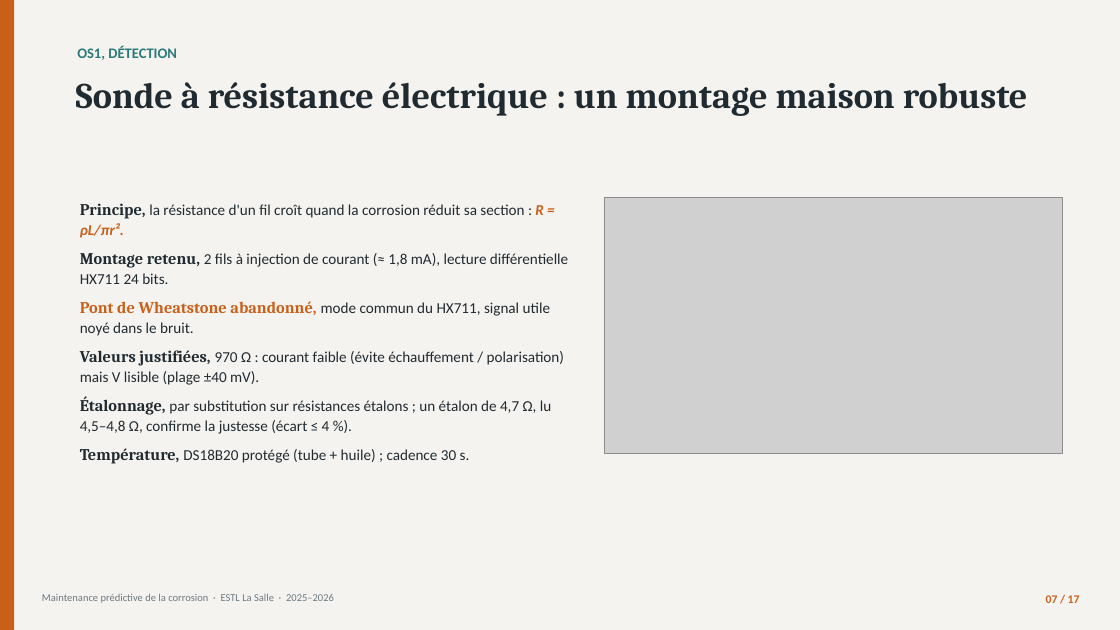
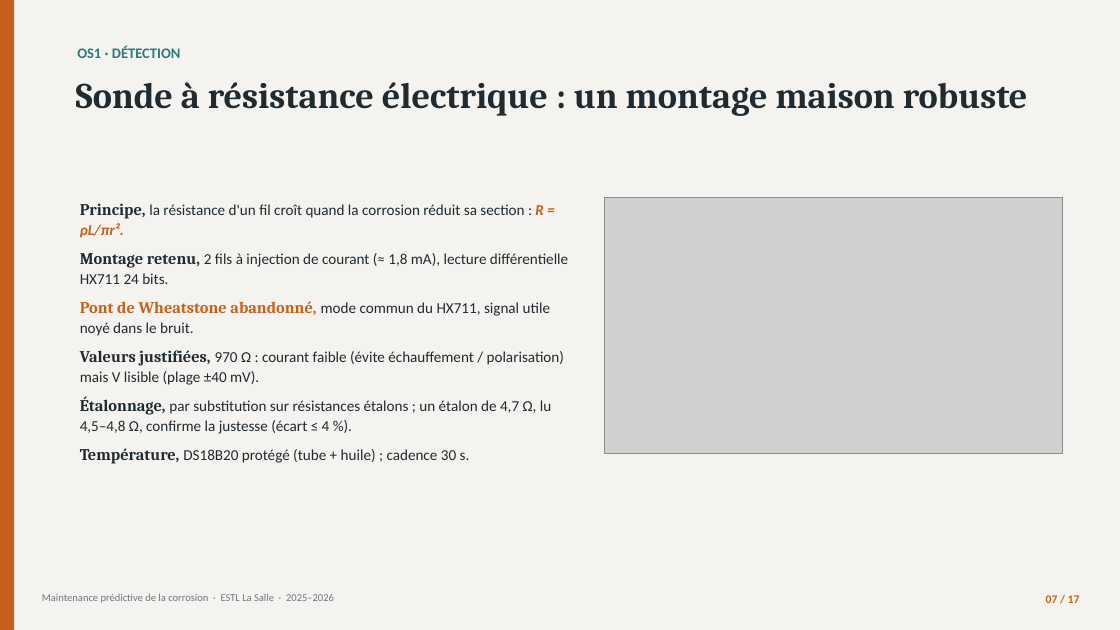
Before and after one commit to londola13/predictive-maintenance-corrosion, a slide deck: slide 7 of soutenance/Soutenance_Corrosion_BATOUMBI.pptx. Drawn at 1120x630 pixels with LibreOffice and Linux fonts; fonts in the diff are those of the drawing; grey boxes stand for pictures. Boxes give left, top, right and bottom in pixels: in the first picture for what was removed or moved away, otherwise in the second. Text is boxed around its words. In the diff, an @@ line names an element or a change of style, - is before the commit and + after.

```diff
--- a/soutenance/Soutenance_Corrosion_BATOUMBI.pptx
+++ b/soutenance/Soutenance_Corrosion_BATOUMBI.pptx
@@ text at (77,45,181,58): text changed @@
-OS1, DÉTECTION
+OS1 · DÉTECTION
```
Also in this commit, not shown: 8 other slides changed, 1 other file.
